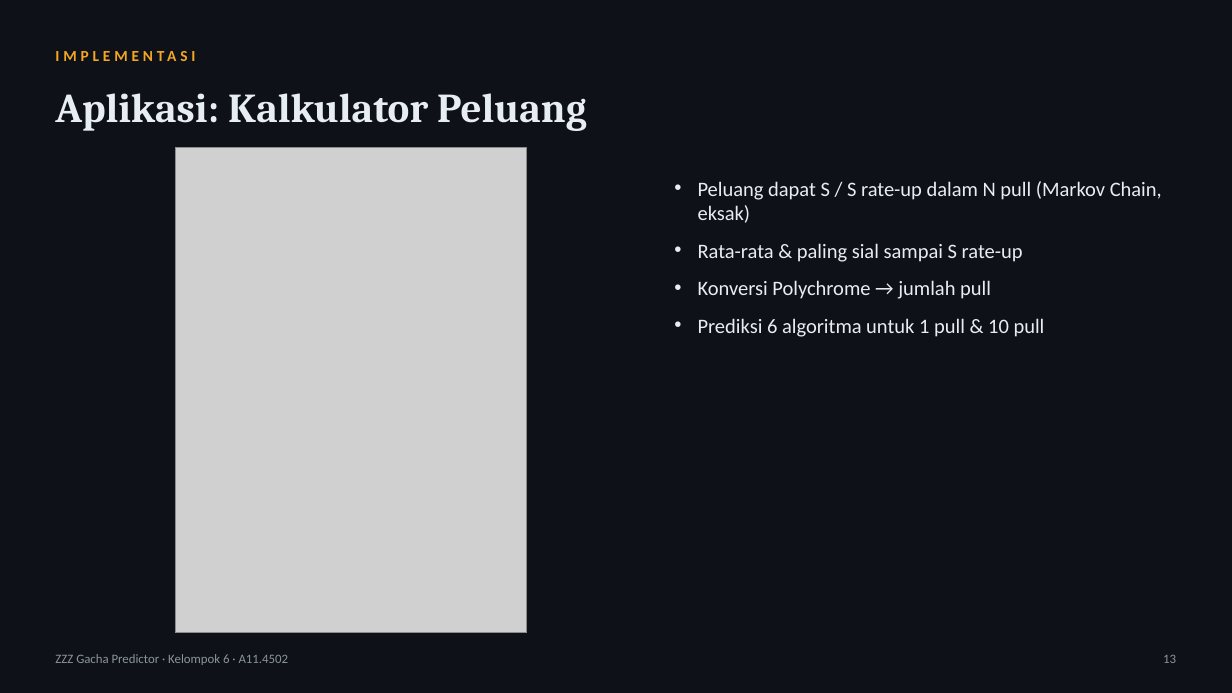
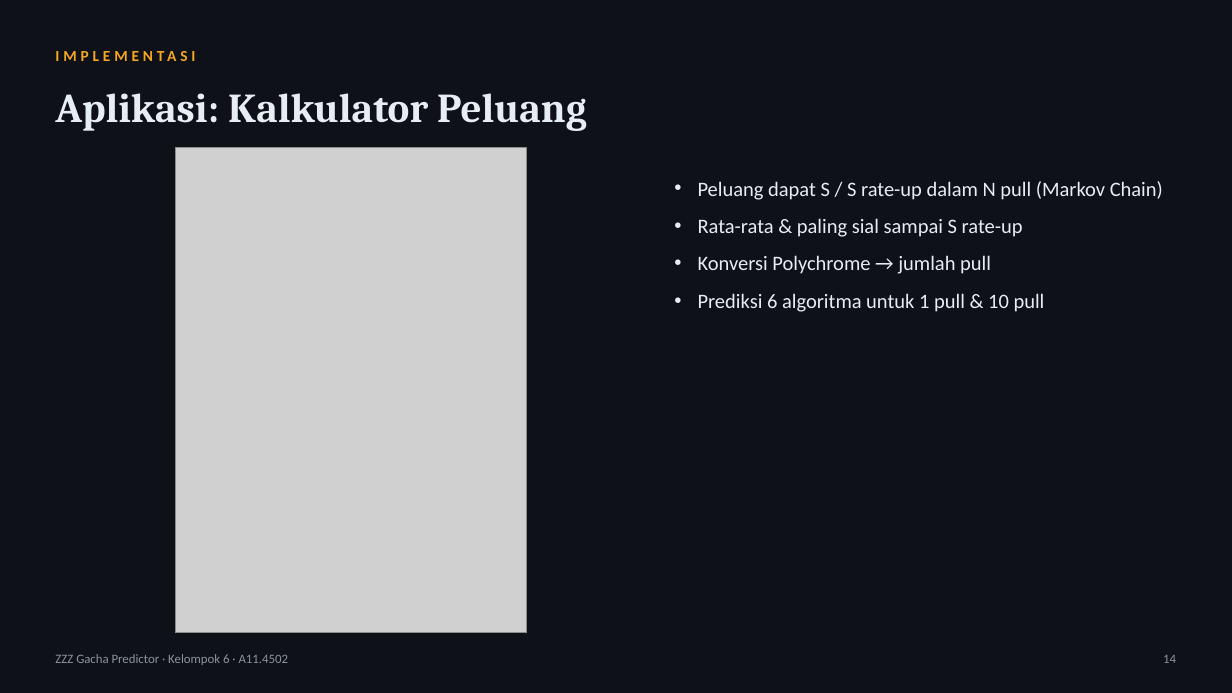
Before and after one commit to tehgeii/project-data-mining, a slide deck: slide 14 of docs/tugas/UAS_Slide_Kelompok6_A11.4502.pptx (slide 13 before the commit). Drawn at 1232x693 pixels with LibreOffice and Linux fonts; fonts in the diff are those of the drawing; grey boxes stand for pictures. Boxes give left, top, right and bottom in pixels: in the first picture for what was removed or moved away, otherwise in the second. Text is boxed around its words. In the diff, an @@ line names an element or a change of style, - is before the commit and + after.

```diff
--- a/docs/tugas/UAS_Slide_Kelompok6_A11.4502.pptx
+++ b/docs/tugas/UAS_Slide_Kelompok6_A11.4502.pptx
@@ text at (698, 181, 1163, 200): text changed @@
-• Peluang dapat S / S rate-up dalam N pull (Markov Chain, eksak)
+• Peluang dapat S / S rate-up dalam N pull (Markov Chain)
@@ text at (1163, 655, 1176, 663): text changed @@
-13
+14
```
Also in this commit, not shown: 17 other slides changed, 2 slides added, 11 other files.
